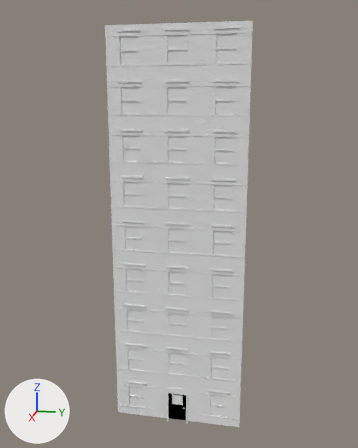
One commit to the Blender file Blender/Blender files/Buildings/Building pieces/Type 1/9 floors/Door.blend: the scene before it, then after it.
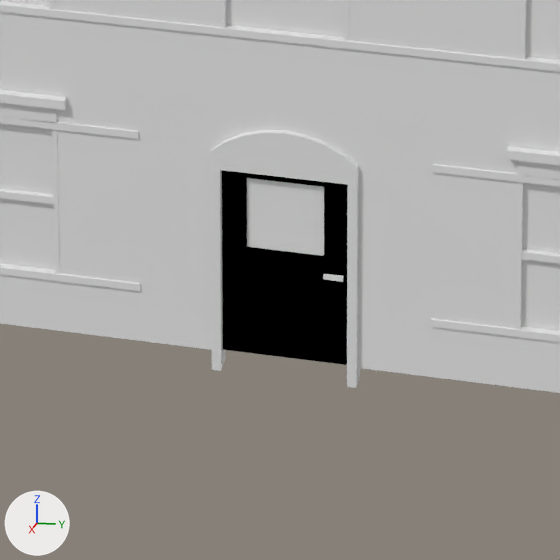
There are two pictures of each version: one whole from a 50 mm lens placed at (3112.0, 635.0, 2241.0), pointed at (-30.0, 6.0, 1456.0), one close up on the part from 38% to 60% of the width and 83% to 100% of the height. Lighting does not change. The marker at lower left points along +X, +Y and +Z.
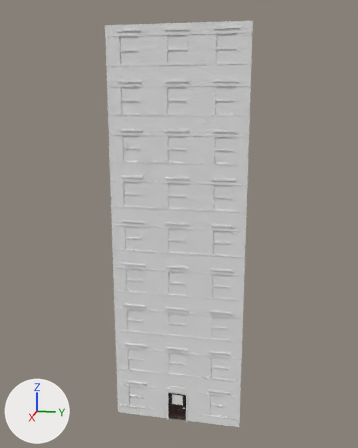
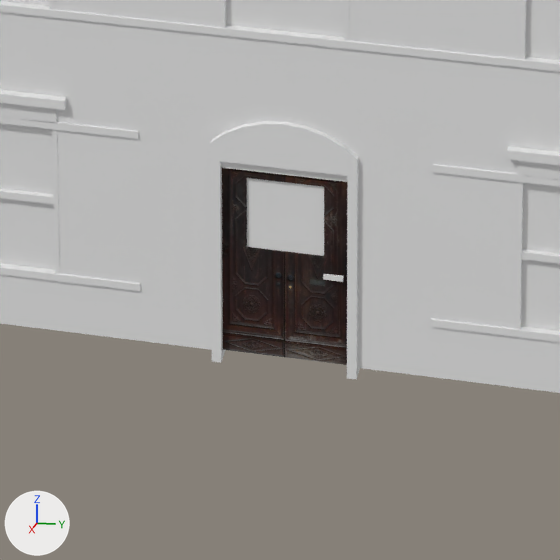
Where the newer file only moved an object's origin or applied its transform, the numbers keep the older frame.

The change in detail:
Picture 'Door_1_text.png' (img_door_1_text_png) is new.
Material 'Material.003' (mat_material_003) is new.
Its texture is img_door_1_text_png.
me_cube_006 has 24 vertices, 18 faces and spans x -500.0..100.0, y -1150.0..150.0, z -4000.0..4800.0.
me_cube_006 is used by ob_door; location (5.0, 50.0, 100.0); scale (0.015, 0.1, 0.025).
me_cube_006 part 1: all 12 faces that had it switch from mat_material_001 (picture img_door_1_png) to mat_material_003 (picture img_door_1_text_png).
me_cylinder has 38 vertices, 25 faces and spans x -100.0..154.0, y -68.0..68.0, z -100.0..100.0.
me_cylinder is used by ob_doorframe; location (0.0, 0.0, 150.0); rotation (0.0, 1.571, 0.0), in degrees (0, 90, 0); scale (1.1, 1.1, 0.1).
me_cylinder part 2: the whole mesh is moved by (-9.0, 0.0, 0.0).

Location of each change, [x1, y1, x2, y2] in pixels of the close-ups (560 x 560 px):
'DoorFrame', mesh moved
    before: [210, 130, 360, 388]
    after: [210, 121, 360, 380]
part 1 of me_cube_006, recoloured
    both: [222, 170, 348, 365]
